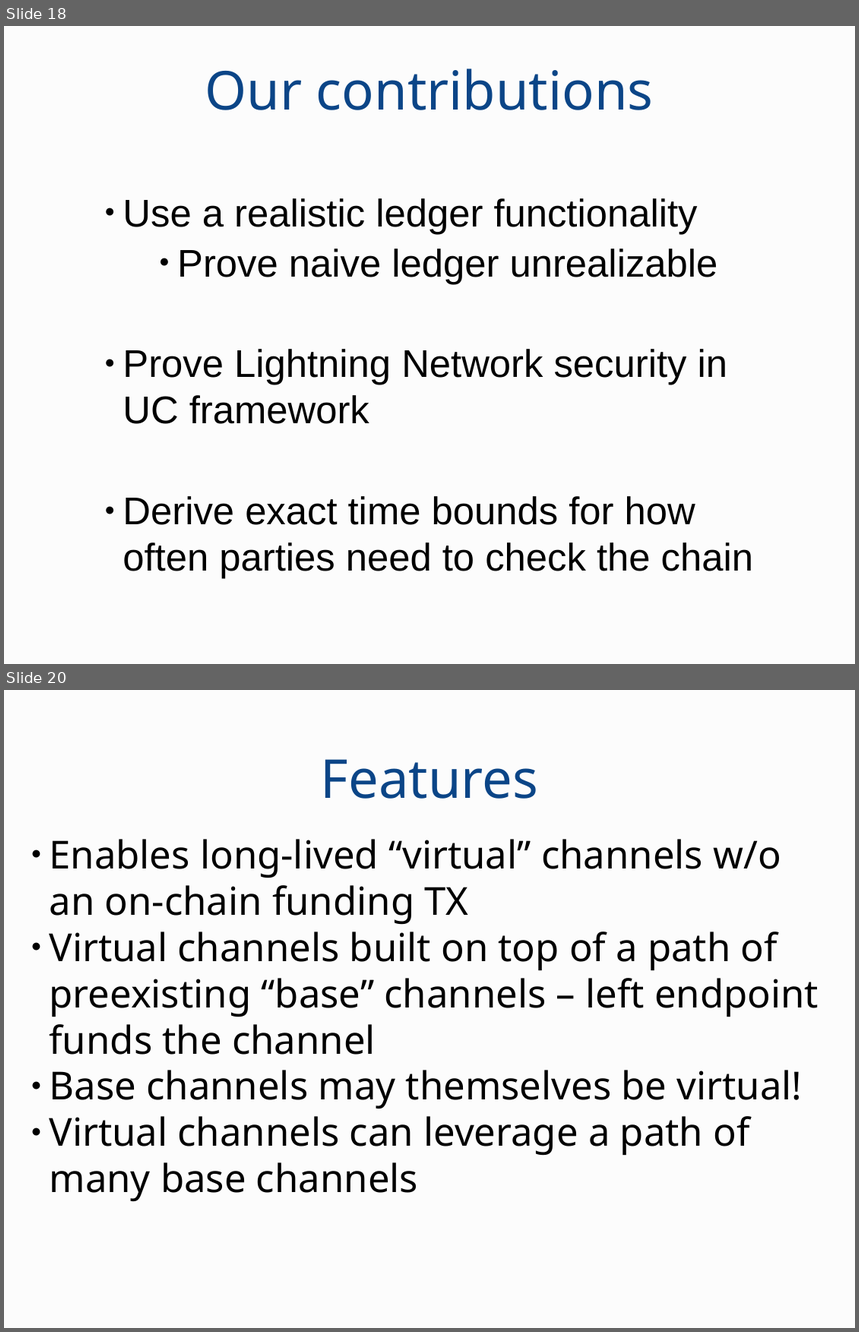
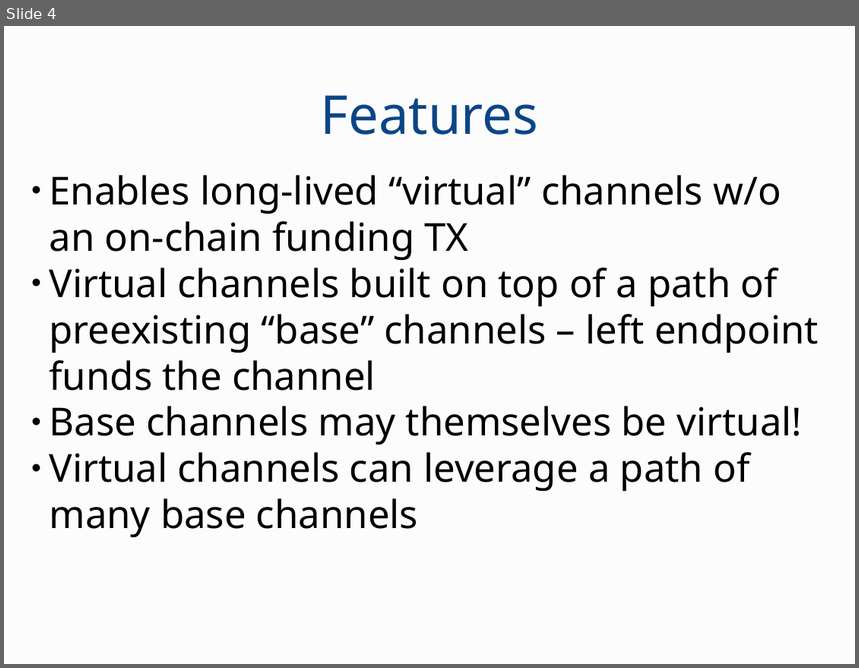
Before and after one commit to OrfeasLitos/virtual-payment-channels, a slide deck: slides/presentation.odp. Shown one above the other, each under a label of ours: slides 18 and 20 before the commit, slide 4 after it; the slides between them are not shown. The pictures are 859x1332 and 859x668 pixels, drawn with LibreOffice and Linux fonts; fonts in the diff are those of the drawing. Boxes give left, top, right and bottom in pixels: in the first picture for what was removed or moved away, otherwise in the second. Text is boxed around its words. In the diff, an @@ line names an element or a change of style, - is before the commit and + after.

```diff
--- a/slides/presentation.odp
+++ b/slides/presentation.odp
@@ slide 18 removed at (4,26,855,664), background #FCFCFC @@
@@ title removed at (205,69,654,110) @@
-Our contributions
@@ text removed at (123,199,753,579) @@
-● Use a realistic ledger functionality
-  ● Prove naive ledger unrealizable
-● Prove Lightning Network security in UC framework
-● Derive exact time bounds for how often parties need to check the chain
@@ what was slide 20 is now slide 4 @@
```
Also in this commit, not shown: 2 slides changed, 15 other slides removed, 1 other file.
